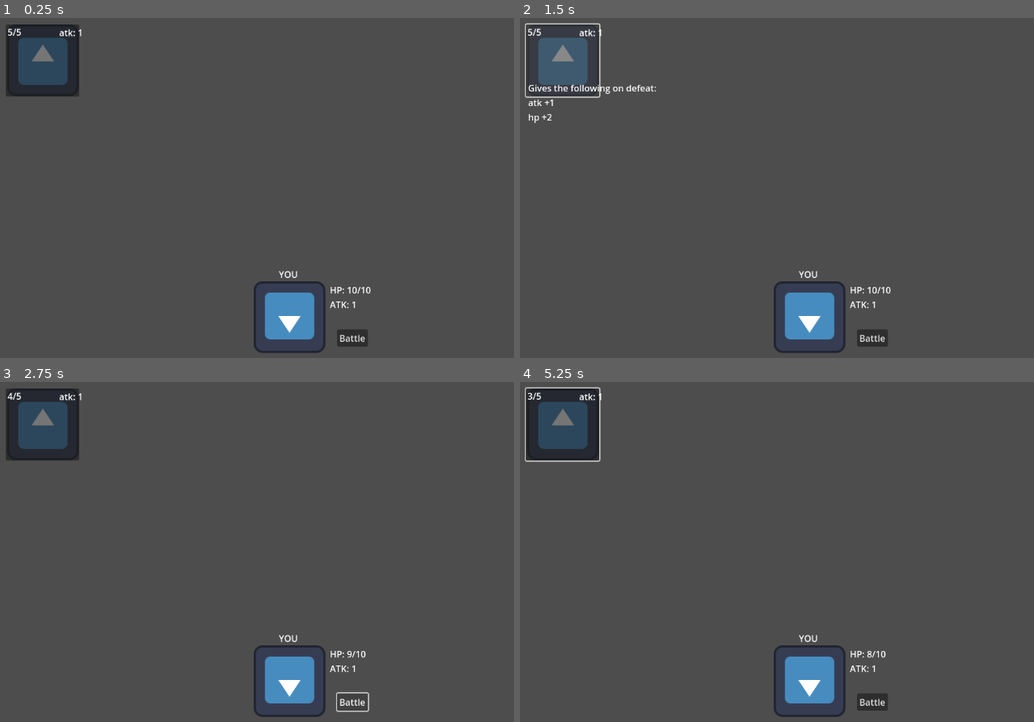
Above: before the commit, frames 1-4 (two rows, left to right).
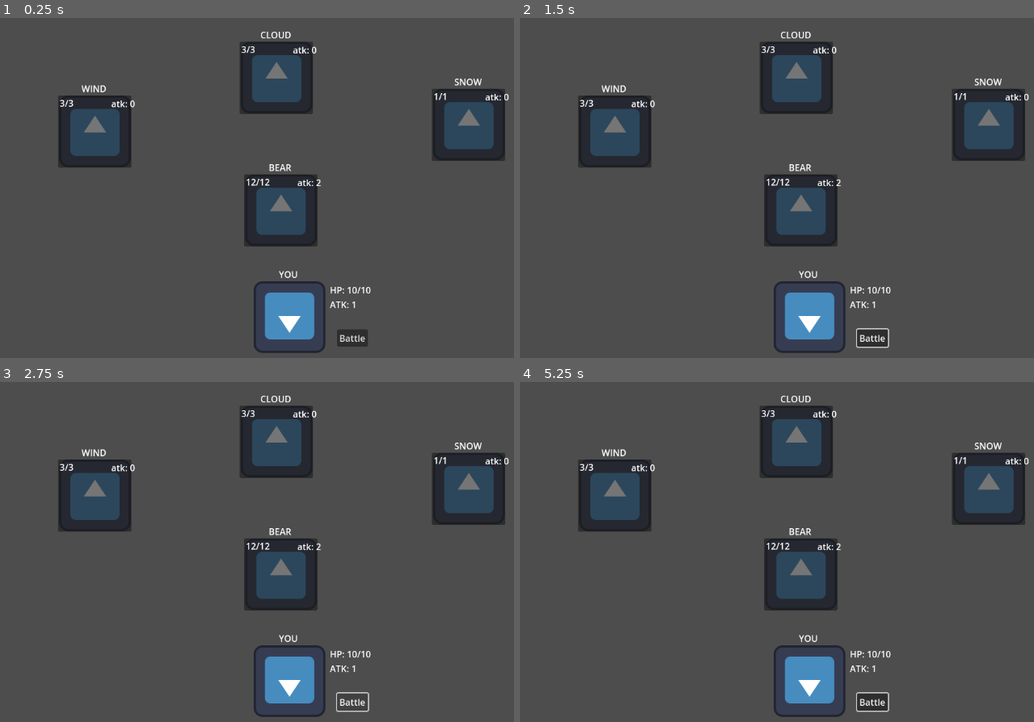
Above: after the commit, the same moments.

Repository: alex-mike-mark-again/godot-combat
Game: Godot game, scene res://main.tscn
Same seed, same stepped clock (60 frames per second), same inputs: the game is played once before the commit and once after it. The engine's default icon, where the game draws it, is replaced by a stand-in: a white triangle on a blue panel in a dark square.
Inputs (mouse positions are in pixels of both pictures, inside the frame that each line leads up to):
- Up to frame 1 (0.25 s): no input
- Up to frame 2 (1.5 s): click "Battle" at 0.5 s; click (561, 62) at 1.27 s
- Up to frame 3 (2.75 s): click "Battle" at 2 s
- Up to frame 4 (5.25 s): click (561, 426) at 2.77 s; click "Battle" at 3.5 s; click (561, 426) at 4.27 s; tap Enter at 5 s; move the mouse to (941, 531) at 5.02 s

The runs differ from the first frame. In frame 1, 15% of the frame differs, in the area x 1-100%, y 1-68%; in frame 2, 14%; in frame 3, 15%; in frame 4, 15%, in the area x 0-100%, y 1-98%.

Commit message:
add the real first stage

Diff:
--- a/battle_manager.gd
+++ b/battle_manager.gd
@@ -7,9 +7,7 @@
 var battleCount = 0
 
 var troops = [
-	"res://troops/one_dude.tscn",
-	"res://troops/three_dudes.tscn",
-	"res://troops/two_dudes.tscn",
+	"res://troops/stage1.tscn",
 ]
 
 func _ready():
@@ -36,10 +34,9 @@
 	if player.dead:
 		get_node("GoButton").hide()
 
-	if !_all_enemies_killed():
-			return
+	if _all_enemies_killed():
+			load_next_battle()
 
-	load_next_battle()
 
 func _all_enemies_killed():
 	var r = true
--- a/enemy.gd
+++ b/enemies/enemy.gd
@@ -12,6 +12,7 @@
 var hpLabel
 var atkLabel
 var buffLabel
+var nameLabel
 var animationPlayer
 
 func _ready():
@@ -20,12 +21,15 @@
 	hpLabel = get_node("HP Label")
 	atkLabel = get_node("ATK Label")
 	buffLabel = get_node("Buff Label")
+	nameLabel = get_node("Name Label")
+	nameLabel.text = self.name
+
 	animationPlayer = get_node("Sprite2D/AnimationPlayer")
 	_write_buff_label()
 	_update_displays()
 
 func _write_buff_label():
-	buffLabel.text = "Gives the following on defeat:\n"+buff.toString()
+	buffLabel.text = "Grants\n-----\n"+buff.toString()
 
 func _on_selector_pressed():
 	selected.emit(self)
--- a/enemy.tscn
+++ b/enemies/enemy.tscn
@@ -1,7 +1,7 @@
 [gd_scene load_steps=6 format=3 uid="uid://d15w3qccq2gc8"]
 
-[ext_resource type="Script" path="res://enemy.gd" id="1_272ex"]
-[ext_resource type="Texture2D" uid="uid://djvdh44acre7u" path="res://icon.svg" id="2_pu05i"]
+[ext_resource type="Script" path="res://enemies/enemy.gd" id="1_tnjn8"]
+[ext_resource type="Texture2D" uid="uid://djvdh44acre7u" path="res://icon.svg" id="2_2kvvl"]
 
 [sub_resource type="Animation" id="Animation_emtrv"]
 length = 0.001
@@ -31,10 +31,10 @@
 
 [node name="Enemy" type="Node2D"]
 position = Vector2(589, 343)
-script = ExtResource("1_272ex")
+script = ExtResource("1_tnjn8")
 
 [node name="Sprite2D" type="Sprite2D" parent="."]
-texture = ExtResource("2_pu05i")
+texture = ExtResource("2_2kvvl")
 
 [node name="AnimationPlayer" type="AnimationPlayer" parent="Sprite2D"]
 root_node = NodePath("../..")
@@ -70,6 +70,14 @@
 offset_right = 62.0
 offset_bottom = 117.0
 
+[node name="Name Label" type="Label" parent="."]
+offset_left = -63.0
+offset_top = -88.0
+offset_right = 61.0
+offset_bottom = -65.0
+text = "[name]"
+horizontal_alignment = 1
+
 [connection signal="mouse_entered" from="Selector" to="." method="_on_selector_mouse_entered"]
 [connection signal="mouse_exited" from="Selector" to="." method="_on_selector_mouse_exited"]
 [connection signal="pressed" from="Selector" to="." method="_on_selector_pressed"]
--- a/troops/one_dude.tscn
+++ b/troops/one_dude.tscn
@@ -1,13 +1,13 @@
 [gd_scene load_steps=3 format=3 uid="uid://bg301onji21lp"]
 
-[ext_resource type="PackedScene" uid="uid://d15w3qccq2gc8" path="res://enemy.tscn" id="1_8fuw3"]
+[ext_resource type="PackedScene" uid="uid://d15w3qccq2gc8" path="res://enemies/enemy.tscn" id="1_8fuw3"]
 [ext_resource type="Script" path="res://troops/troop.gd" id="1_wxr50"]
 
 [node name="one_dude" type="Node2D"]
 script = ExtResource("1_wxr50")
 
 [node name="Enemy" parent="." instance=ExtResource("1_8fuw3")]
-position = Vector2(0, 0)
+position = Vector2(563, 155)
 buff_atk = 1
 buff_hp = 2
 mhp = 5
--- /dev/null
+++ b/troops/stage1.tscn
@@ -0,0 +1,33 @@
+[gd_scene load_steps=3 format=3 uid="uid://bfa7mhlmpbqe0"]
+
+[ext_resource type="Script" path="res://troops/troop.gd" id="1_kfjx4"]
+[ext_resource type="PackedScene" uid="uid://d15w3qccq2gc8" path="res://enemies/enemy.tscn" id="2_a0efq"]
+
+[node name="stage1" type="Node2D"]
+script = ExtResource("1_kfjx4")
+
+[node name="BEAR" parent="." instance=ExtResource("2_a0efq")]
+position = Vector2(575, 368)
+buff_atk = 3
+buff_mhp = 3
+buff_hp = 3
+mhp = 12
+atk = 2
+
+[node name="SNOW" parent="." instance=ExtResource("2_a0efq")]
+position = Vector2(910, 215)
+buff_atk = 2
+mhp = 1
+atk = 0
+
+[node name="CLOUD" parent="." instance=ExtResource("2_a0efq")]
+position = Vector2(567, 131)
+buff_atk = 7
+mhp = 3
+atk = 0
+
+[node name="WIND" parent="." instance=ExtResource("2_a0efq")]
+position = Vector2(243, 227)
+buff_atk = 5
+mhp = 3
+atk = 0
--- a/troops/three_dudes.tscn
+++ b/troops/three_dudes.tscn
@@ -1,9 +1,10 @@
 [gd_scene load_steps=3 format=3 uid="uid://ohjcf26uprd3"]
 
-[ext_resource type="PackedScene" uid="uid://d15w3qccq2gc8" path="res://enemy.tscn" id="1_av0fu"]
+[ext_resource type="PackedScene" uid="uid://d15w3qccq2gc8" path="res://enemies/enemy.tscn" id="1_av0fu"]
 [ext_resource type="Script" path="res://troops/troop.gd" id="1_cdp71"]
 
 [node name="three_dudes" type="Node2D"]
+position = Vector2(348, 159)
 script = ExtResource("1_cdp71")
 
 [node name="Enemy" parent="." instance=ExtResource("1_av0fu")]
--- a/troops/troop.gd
+++ b/troops/troop.gd
@@ -1,10 +1,8 @@
 extends Node2D
-class_name Troop
+class_name Troo
 
 var width = 400
 var y = 100
 
 func _ready():
 	var enemies = get_children()
-	for enemy in enemies:
-		enemy.position = Vector2(enemy.position.x+150,y)
